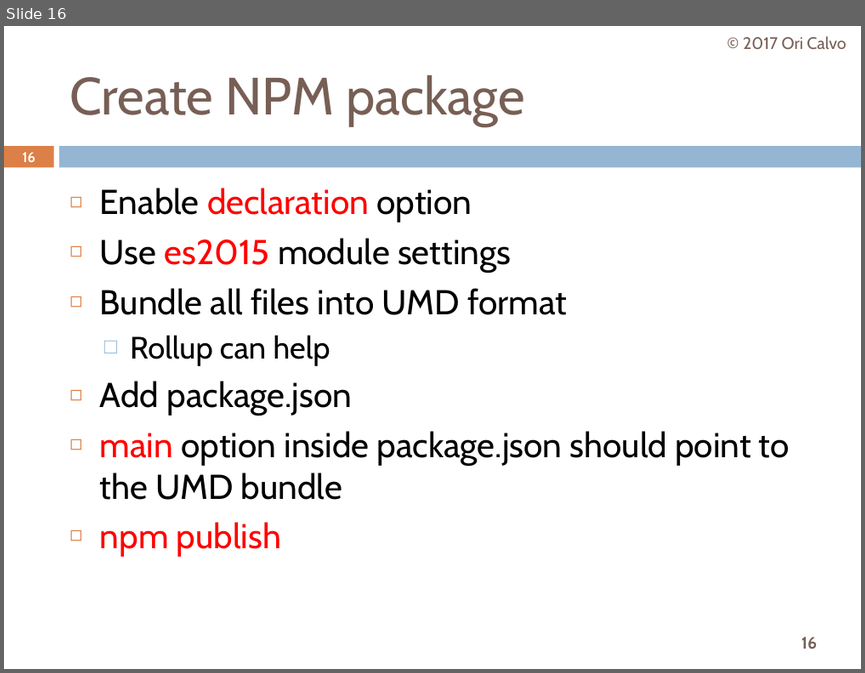
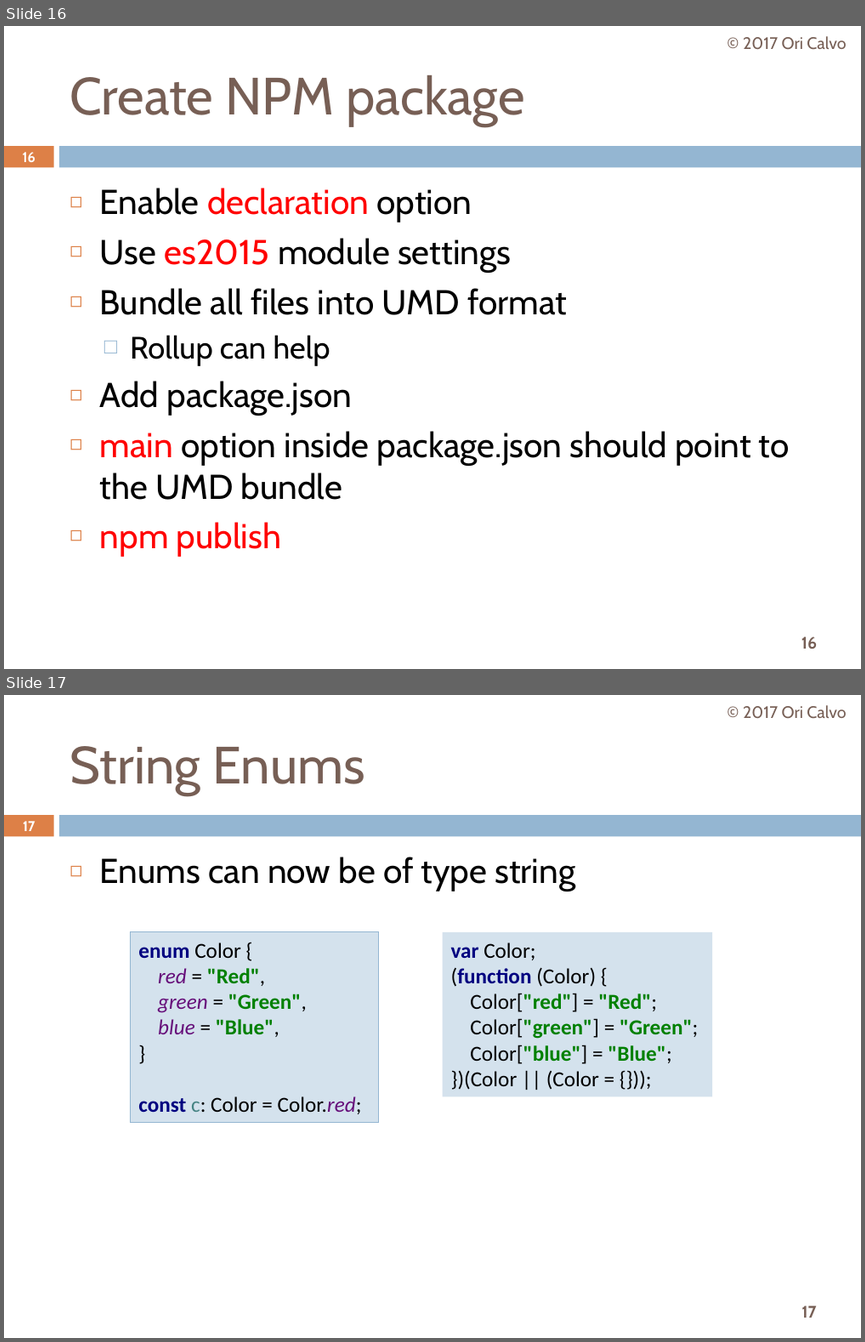
Before and after one commit to oricalvo/meetup-typescript-tips-and-tricks, a slide deck: Typescript Tips & Tricks.pptx. Shown one above the other, each under a label of ours: slide 16 before the commit, slides 16 and 17 after it. The pictures are 865x673 and 865x1342 pixels, drawn with LibreOffice and Linux fonts; fonts in the diff are those of the drawing; background and template pictures are left out. Boxes give left, top, right and bottom in pixels: in the first picture for what was removed or moved away, otherwise in the second. Text is boxed around its words. In the diff, an @@ line names an element or a change of style, - is before the commit and + after.

```diff
--- a/Typescript Tips & Tricks.pptx
+++ b/Typescript Tips & Tricks.pptx
@@ slide 17 added at [4,695,861,1338], background #FFFFFF; not listed: 3 template elements that a slide beside it also shows @@
@@ text added at [743,705,846,719], 14 pt, text #775F55 @@
+© 2017 Ori Calvo
@@ title added at [69,746,365,795], 44 pt, text #775F55 @@
+String Enums
@@ page number added at [23,821,35,831], 11.9 pt, text #FFFFFF, bold @@
+17
@@ text added at [100,857,575,891], 29 pt, text #000000 @@
+◻ Enums can now be of type string
@@ rectangle added at [130,932,377,1123], fill #D4E2ED, outline #94B6D2 0.75 pt, 18 pt, text #000000 @@
+enum Color {
+red = "Red",
+green = "Green",
+blue = "Blue",
+}
+const c: Color = Color.red;
@@ rectangle added at [443,932,713,1097], fill #D4E2ED, 18 pt, text #000000 @@
+var Color;
+(function (Color) {
+Color["red"] = "Red";
+Color["green"] = "Green";
+Color["blue"] = "Blue";
+})(Color || (Color = {}));
```
Also in this commit, not shown: 11 other slides added.
